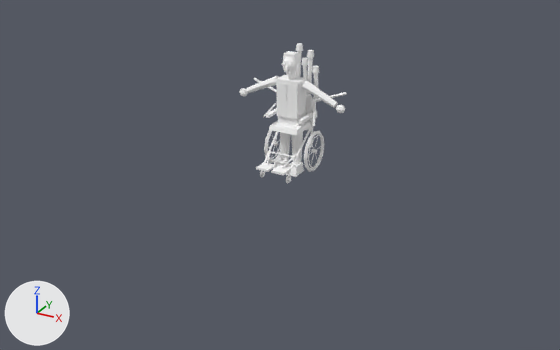
Two versions of the Blender file ArtSource/Pedestrians/Blender/PipebackRoller3D.blend, one commit apart.
The view is the same before and after, from a 50 mm camera at (4.79, -9.04, 4.39) aimed at (-0.1, -0.15, -0.05). The axes (+X, +Y, +Z) are drawn at lower left. The lights are the same throughout. The picture after the commit comes second.

Objects in the first picture: 'ACC_Hair', 'CLO_CoatFront.L', 'CLO_CoatFront.R', 'CLO_Collar', 'GEO_Foot.L', 'GEO_Forearm.L', 'GEO_Forearm.R', 'GEO_Head', 'GEO_Shin.L', 'GEO_Shin.R', 'GEO_Torso', 'GEO_UpperArm.L', 'GEO_UpperArm.R' and 22 more.
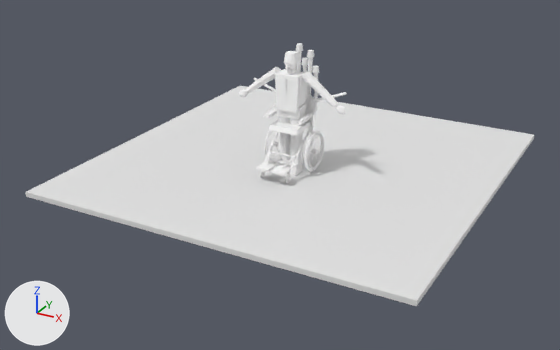
Changed parts and their boxes [x1, y1, x2, y2] in the pictures (560 x 350 px):
'PreviewGround', added: after [26, 86, 534, 306]
'CLO_CoatFront.L', moved: before [286, 84, 299, 119]; after [286, 79, 299, 113]
'CLO_CoatFront.R', moved: before [276, 82, 288, 117]; after [275, 77, 287, 111]
'GEO_UpperArm.L', moved: before [302, 81, 324, 98]; after [302, 71, 323, 93]
'CLO_Collar', moved: before [277, 75, 305, 86]; after [275, 69, 306, 81]
'GEO_UpperArm.R', moved: before [259, 76, 279, 89]; after [259, 67, 281, 84]
'GEO_Torso', moved: before [298, 79, 306, 116]; after [298, 77, 306, 108]
'GEO_Shin.L', moved: before [292, 148, 302, 164]; after [290, 138, 303, 166]
'GEO_Shin.R', moved: before [280, 145, 290, 160]; after [280, 137, 291, 161]
'GEO_Forearm.L', moved: before [319, 93, 338, 108]; after [318, 87, 338, 107]
'GEO_Head', moved: before [283, 57, 297, 74]; after [284, 51, 297, 69]
'ACC_Hair', moved: before [283, 51, 301, 64]; after [284, 51, 301, 62]
'GEO_Forearm.R', moved: before [246, 82, 261, 93]; after [246, 78, 264, 93]
'GEO_Foot.L', moved: before [287, 162, 304, 175]; after [288, 162, 302, 175]

What changed in the scene script:
```text
Add mat_mat_previewground:
    mat_mat_previewground = principled_material('MAT_PreviewGround')
    mat_mat_previewground.base_color = (0.8, 0.8, 0.8)  # white #e7e7e7
Add me_previewground_mesh:
    me_previewground_mesh.from_pydata(...)  # a box spanning x -2.75..2.75, y -2.4..3.1, z -0.07..0.0
    me_previewground_mesh.materials.append(mat_mat_previewground)  # white #e7e7e7
Change ob_geo_head:
    ob_geo_head.location: (0.0, -0.025, 1.43) -> (0.0, -0.025, 1.485)
Change ob_geo_torso:
    ob_geo_torso.location: (0.0, 0.0, 1.12) -> (0.0, 0.0, 1.205)
Change ob_geo_upperarm_l:
    ob_geo_upperarm_l.location: (0.208, -0.004, 1.292) -> (0.21, -0.004, 1.424)
Change ob_geo_forearm_l:
    ob_geo_forearm_l.location: (0.47, -0.01, 1.175) -> (0.455, -0.012, 1.25)
Change ob_geo_shin_l:
    ob_geo_shin_l.location: (0.103, -0.012, 0.354) -> (0.088, -0.014, 0.485)
Change ob_geo_foot_l:
    ob_geo_foot_l.location: (0.112, -0.026, 0.095) -> (0.096, -0.022, 0.095)
Change ob_geo_upperarm_r:
    ob_geo_upperarm_r.location: (-0.208, 0.004, 1.292) -> (-0.208, 0.005, 1.418)
Change ob_geo_forearm_r:
    ob_geo_forearm_r.location: (-0.47, -0.01, 1.175) -> (-0.453, -0.008, 1.244)
Change ob_geo_shin_r:
    ob_geo_shin_r.location: (-0.103, 0.012, 0.354) -> (-0.088, 0.01, 0.485)
Change ob_clo_coatfront_l:
    ob_clo_coatfront_l.location: (0.0, 0.0, 1.12) -> (0.0, 0.0, 1.205)
Change ob_clo_coatfront_r:
    ob_clo_coatfront_r.location: (0.0, 0.0, 1.12) -> (0.0, 0.0, 1.205)
Change ob_clo_collar:
    ob_clo_collar.location: (0.0, 0.0, 1.12) -> (0.0, 0.0, 1.205)
Change ob_acc_hair:
    ob_acc_hair.location: (0.0, -0.025, 1.43) -> (0.0, -0.025, 1.485)
Add ob_previewground:
    ob_previewground = bpy.data.objects.new('PreviewGround', me_previewground_mesh)
    ob_previewground.location = (0.0, 0.0, 0.0)
```
